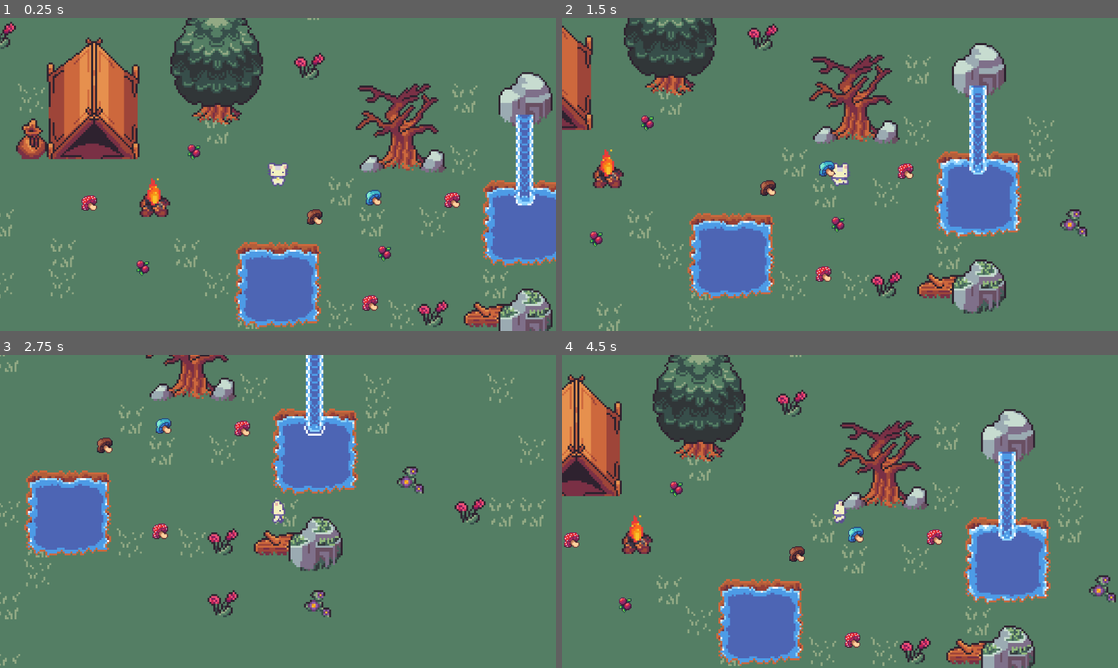
Above: before the commit, frames 1-4 (two rows, left to right).
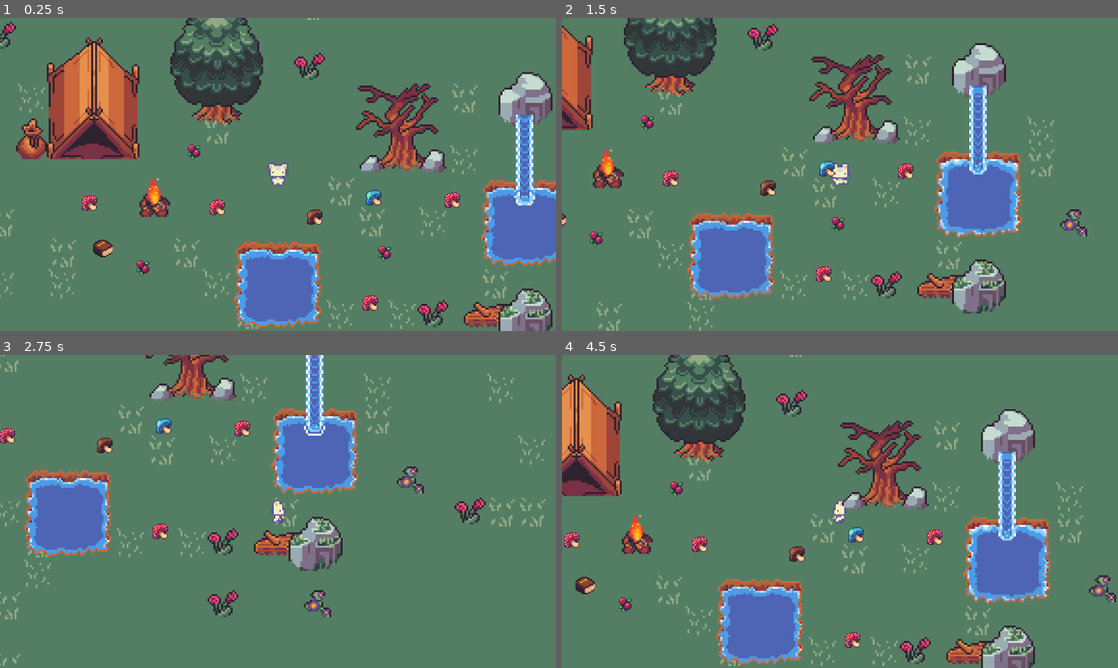
Above: after the commit, the same moments.

Repository: emmadilemma320/EdenEmGame
Game: Godot game, scene res://Scenes/world.tscn
Two runs of this game, one before a commit and one after it. Both use one fixed random seed, a clock stepped at 60 frames per second and the inputs below.
Inputs:
- Up to frame 1 (0.25 s): no input
- Up to frame 2 (1.5 s): hold D (move_right) 0.53-1.28 s; hold S (move_down) from 1.28 s (still down)
- Up to frame 3 (2.75 s): release S (move_down) at 2.03 s; hold D (move_right) from 2.03 s (still down)
- Up to frame 4 (4.5 s): release D (move_right) at 2.78 s; hold W (move_up) 2.78-3.53 s; hold A (move_left) from 3.53 s (still down)

The runs differ from the first frame. In frame 1, 0.3% of the frame differs, in the area x 16-41%, y 58-77%; in frame 2, 0.2%; in frame 3, 0.1%; in frame 4, 0.3%.

Commit message:
book
beeek

Diff:
--- /dev/null
+++ b/Resources/Inventory/Collectables/book.tres
@@ -0,0 +1,14 @@
+[gd_resource type="Resource" script_class="InventoryCollectable" load_steps=4 format=3 uid="uid://jb0yjmmbpt1k"]
+
+[ext_resource type="Script" uid="uid://4tdjcv0tju4u" path="res://Scripts/Inventory/inventory_collectable.gd" id="1_01oie"]
+[ext_resource type="Texture2D" uid="uid://bi1h2daaue5u1" path="res://Assets/Items/Tiny Wonder Forest items&objects/objects.png" id="2_wnqe0"]
+
+[sub_resource type="AtlasTexture" id="AtlasTexture_r25gc"]
+atlas = ExtResource("2_wnqe0")
+region = Rect2(48.1839, 16.4586, 16.0966, 15.1086)
+
+[resource]
+script = ExtResource("1_01oie")
+name = "Book"
+texture = SubResource("AtlasTexture_r25gc")
+metadata/_custom_type_script = "uid://4tdjcv0tju4u"
--- /dev/null
+++ b/Scenes/Inventory/Collectables/book.tscn
@@ -0,0 +1,19 @@
+[gd_scene load_steps=4 format=3 uid="uid://dwexi1pani8rj"]
+
+[ext_resource type="Script" uid="uid://d0x4aoluwjqtj" path="res://Scripts/Inventory/Collectables/book.gd" id="1_gybdh"]
+[ext_resource type="Texture2D" uid="uid://bi1h2daaue5u1" path="res://Assets/Items/Tiny Wonder Forest items&objects/objects.png" id="2_f3ok5"]
+
+[sub_resource type="AtlasTexture" id="AtlasTexture_yr5cm"]
+atlas = ExtResource("2_f3ok5")
+region = Rect2(48.3082, 16.6011, 16.2548, 15.0603)
+
+[node name="Book" type="Area2D"]
+script = ExtResource("1_gybdh")
+metadata/_custom_type_script = "uid://xj01qcntyrh3"
+
+[node name="Sprite2D" type="Sprite2D" parent="."]
+position = Vector2(4.76837e-07, 2.38419e-07)
+scale = Vector2(2.54688, 2.55833)
+texture = SubResource("AtlasTexture_yr5cm")
+
+[connection signal="body_entered" from="." to="." method="_on_body_entered"]
--- a/Scenes/world.tscn
+++ b/Scenes/world.tscn
@@ -6,6 +6,7 @@
 [ext_resource type="PackedScene" uid="uid://cuvkdvt7q060h" path="res://Scenes/Inventory/Collectables/amanita.tscn" id="4_8j60k"]
 [ext_resource type="PackedScene" uid="uid://cn57b6aygbfid" path="res://Scenes/Inventory/Collectables/brown_mushroom.tscn" id="6_5ukr8"]
 [ext_resource type="PackedScene" uid="uid://f5w26t330phg" path="res://Scenes/Inventory/Collectables/blue_mushroom.tscn" id="6_o06y3"]
+[ext_resource type="PackedScene" uid="uid://dwexi1pani8rj" path="res://Scenes/Inventory/Collectables/book.tscn" id="7_o06y3"]
 
 [node name="World" type="Node2D"]
 
@@ -52,8 +53,14 @@
 [node name="Amanita3" parent="Collectables" instance=ExtResource("4_8j60k")]
 position = Vector2(311, 177)
 
+[node name="Amanita4" parent="Collectables" instance=ExtResource("4_8j60k")]
+position = Vector2(-6, -21)
+
 [node name="blue_mushroom" parent="." instance=ExtResource("6_o06y3")]
 position = Vector2(772, 374)
 
 [node name="BrownMushroom" parent="." instance=ExtResource("6_5ukr8")]
 position = Vector2(650, 414)
+
+[node name="Book" parent="." instance=ExtResource("7_o06y3")]
+position = Vector2(211, 480)
--- /dev/null
+++ b/Scripts/Inventory/Collectables/book.gd
@@ -0,0 +1,3 @@
+extends CollectableItem
+func _ready() -> void:
+	inventory_self = preload("res://Resources/Inventory/Collectables/book.tres")
Not shown: 1 places in Scenes/world.tscn that only renumber resources
Not shown, added: Scripts/Inventory/Collectables/book.gd.uid
